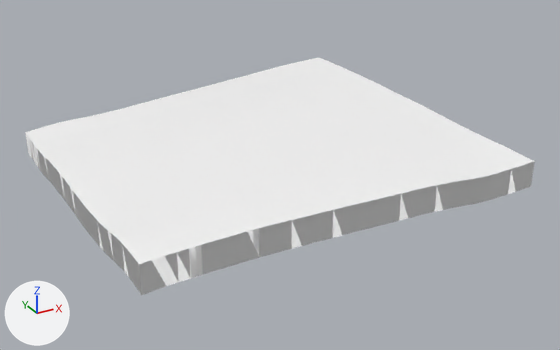
The glTF model public/tiles/2/3_-1.glb as it was, and as the next commit left it.
Both versions are drawn from a camera (50 mm lens) standing at (2688.0, -1253.0, 1049.0) and looking at (3630.0, 461.0, 192.0). Every picture has the same lights, and +X, +Y and +Z are marked at lower left. The first picture is the older version. Where no turn or scale is listed for an object, it has been applied to the vertices.

Before the edit, the objects in view are built like this:
```python
me_t2_3__1 = bpy.data.meshes.new('t2_3_-1')
me_t2_3__1.from_pydata(...)  # 1841 vertices, 3520 faces; spans x -512.0..512.0, y -512.0..512.0, z -83.0..83.0
me_t2_3__1.materials.append(mat_far_terrain)  # white #ffffff
ob_t2_3__1 = bpy.data.objects.new('t2_3_-1', me_t2_3__1)
ob_t2_3__1.location = (3584.0, 512.0, 248.0)
```
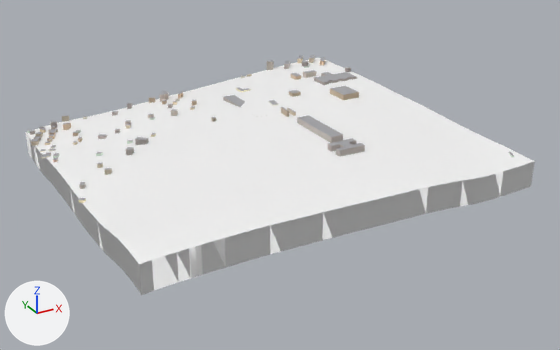
Where the newer file only moved an object's origin or applied its transform, the numbers keep the older frame.

Changed parts and their boxes [x1, y1, x2, y2] in the pictures (560 x 350 px):
```json
{"object": "t2_3_-1", "change": "reshaped", "before": [25, 58, 535, 295], "after": [25, 55, 535, 295]}
{"part": 1, "of": "me_t2_3__1", "change": "added", "after": [27, 55, 365, 203]}
```

The change, as JSON lines over the scene's bpy script:
```json
{"op": "add", "block": "mat_far_building", "code": ["mat_far_building = bpy.data.materials.new('far_building')", "mat_far_building.use_nodes = True; mat_far_building.node_tree.nodes.clear()", "_N = mat_far_building.node_tree.nodes; _L = mat_far_building.node_tree.links", "n0 = _N.new('ShaderNodeBsdfPrincipled'); n0.name = 'Principled BSDF'", "n0.inputs[1].default_value = 1.0  # 'Metallic'", "n0.inputs[2].default_value = 1.0  # 'Roughness'", "n1 = _N.new('ShaderNodeOutputMaterial'); n1.name = 'Material Output'", "n2 = _N.new('ShaderNodeVertexColor'); n2.name = 'Color Attribute'", "_L.new(n0.outputs[0], n1.inputs[0])  # 'BSDF' to 'Surface'", "_L.new(n2.outputs[0], n0.inputs[0])  # 'Color' to 'Base Color'"]}
{"block": "me_t2_3__1", "where": "# used by ob_t2_3__1; location = (3584.0, 512.0, 248.0)"}
{"op": "remove", "block": "me_t2_3__1", "code": "me_t2_3__1.from_pydata(...)  # 1841 vertices, 3520 faces; spans x -512.0..512.0, y -512.0..512.0, z -83.0..83.0"}
{"op": "add", "block": "me_t2_3__1", "code": "me_t2_3__1.from_pydata(...)  # 2623 vertices, 4531 faces; spans x -524.0..512.0, y -512.0..530.0, z -83.0..98.0"}
{"block": "me_t2_3__1", "change": "me_t2_3__1 part 1: 774 vertices added at x -524.0..507.0, y -280.0..530.0, z -16.0..98.0"}
{"block": "me_t2_3__1", "change": "other edits to the shape of me_t2_3__1 do not show in these pictures"}
{"op": "add", "block": "me_t2_3__1", "code": "me_t2_3__1.materials.append(mat_far_building)"}
```
